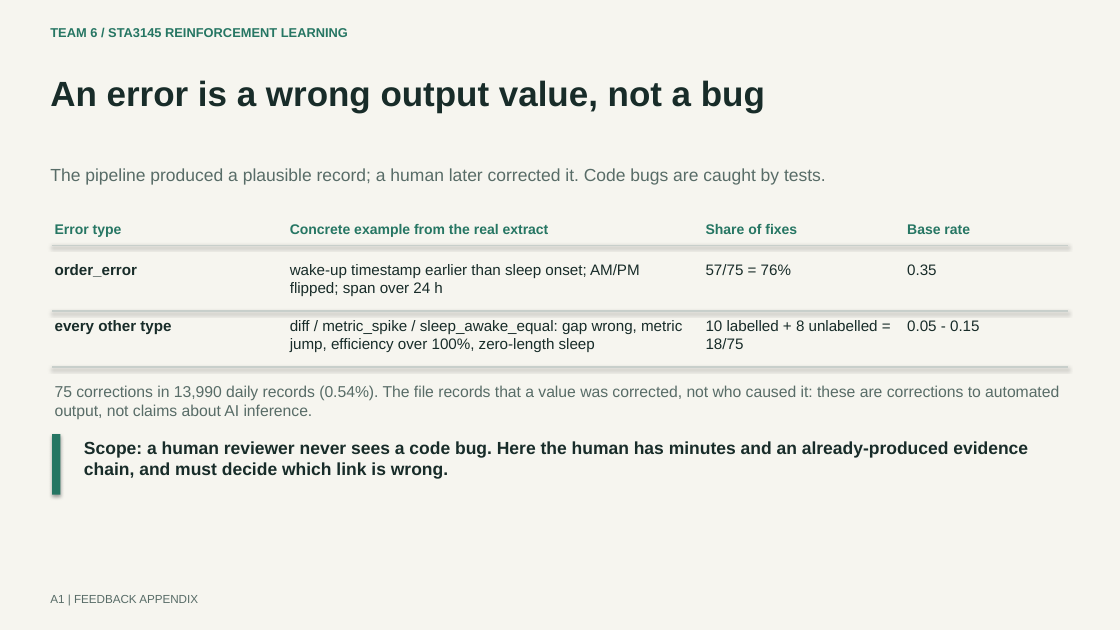
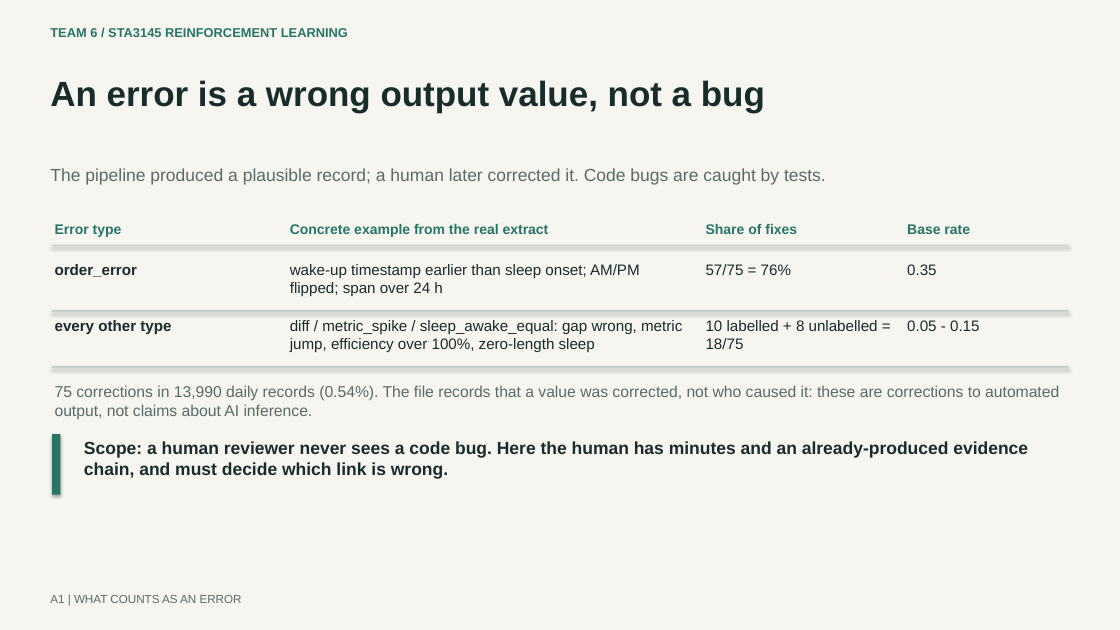
Before and after one commit to cyracaid/rl-oversight-dag, a slide deck: slide 1 of presentation_20261116/Team6_Feedback_Appendix.pptx. Drawn at 1120x630 pixels with LibreOffice and Linux fonts; fonts in the diff are those of the drawing. Boxes give left, top, right and bottom in pixels: in the first picture for what was removed or moved away, otherwise in the second. Text is boxed around its words. In the diff, an @@ line names an element or a change of style, - is before the commit and + after.

Commit message:
docs(presentation): ship the 14-slide feedback deck and its script
A1-A3 are merged after motivation, A4 closes the deck, and the kicker labels
name each appendix slide. The Nov 16 submission deck is untouched; the
submission readme now points at the update deck and its five-minute script.

```diff
--- a/presentation_20261116/Team6_Feedback_Appendix.pptx
+++ b/presentation_20261116/Team6_Feedback_Appendix.pptx
@@ text at (x1=50, y1=595, x2=242, y2=603): text changed @@
-A1 | FEEDBACK APPENDIX
+A1 | WHAT COUNTS AS AN ERROR
```
Also in this commit, not shown: 3 other slides changed, 4 other files.
